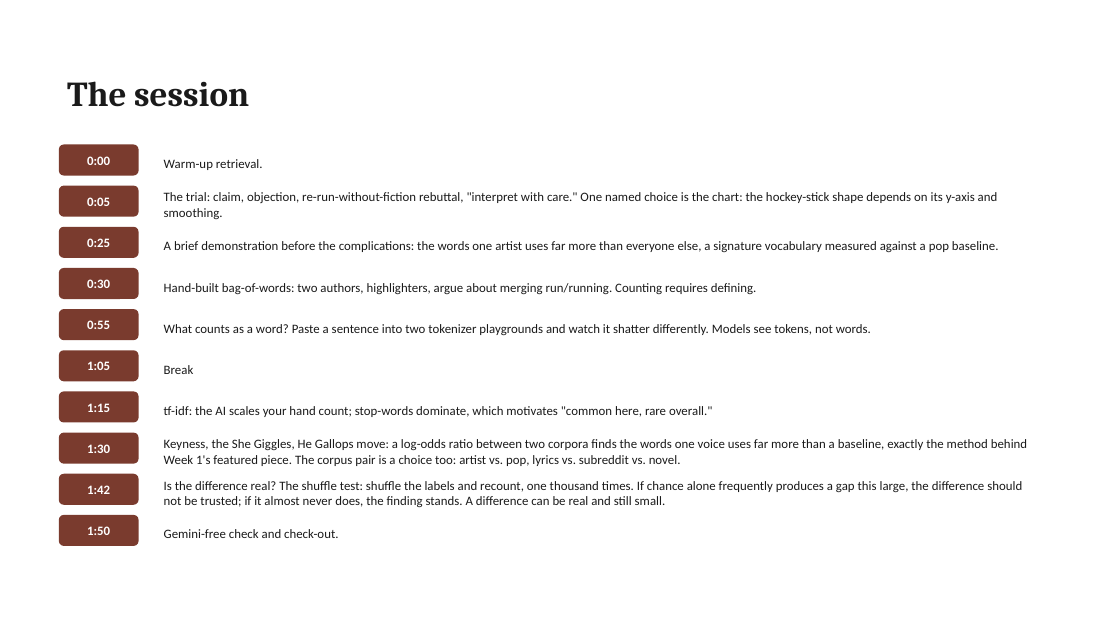
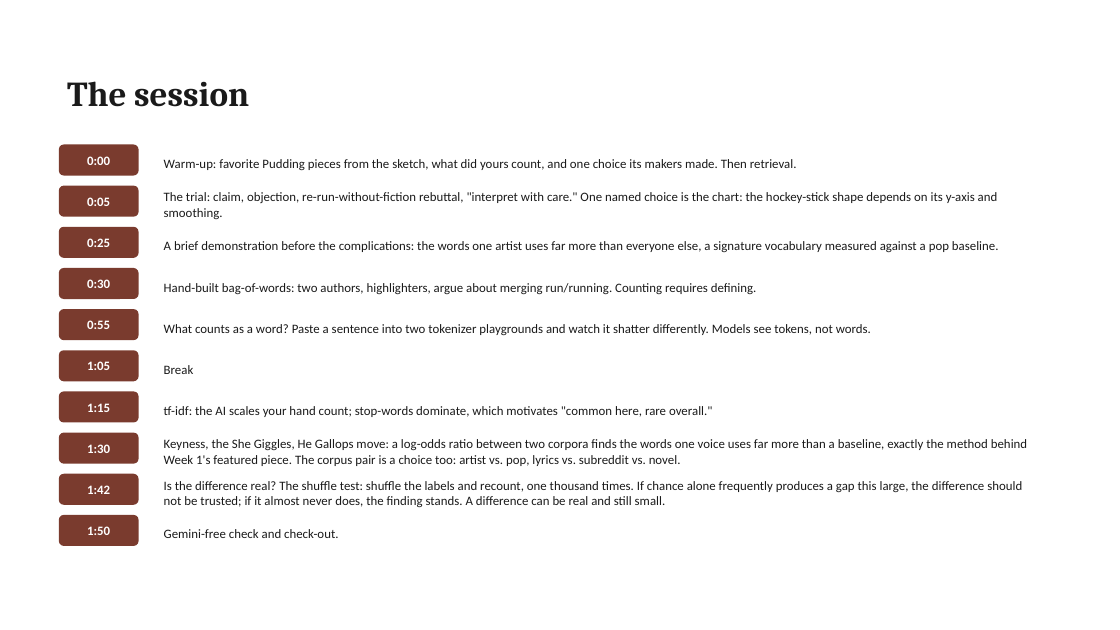
Before and after one commit to lucianli123/culture-as-data-2026, a slide deck: slide 9 of slides/pptx/week-02.pptx. Drawn at 1120x630 pixels with LibreOffice and Linux fonts; fonts in the diff are those of the drawing. Boxes give left, top, right and bottom in pixels: in the first picture for what was removed or moved away, otherwise in the second. Text is boxed around its words. In the diff, an @@ line names an element or a change of style, - is before the commit and + after.

Commit message:
Week 1: logistics slide and icebreaker; Pudding-favorite discussion rides the sketch into Week 2
- New deck-opening logistics slide: the ten-session rhythm, accounts and
  laptop, reading/sketch/check cycle, $0, the public showcase - plus the
  icebreaker (name, one piece of culture you kept returning to this year,
  one number about it you wish you knew - a first draft of a project
  question). The lesson plan's room-setting block carries both.
- Favorite-Pudding discussion added without costing Week 1 session time:
  the Week 1 sketch now opens with browsing pudding.cool and picking a
  favorite (one sentence: what did it count?), which becomes the question-
  from-your-life prompt's inspiration - and Week 2's warm-up is the share:
  what did yours count, and one choice its makers made, the admire-and-
  question habit run by the room.

```diff
--- a/slides/pptx/week-02.pptx
+++ b/slides/pptx/week-02.pptx
@@ text at (x1=164, y1=159, x2=797, y2=170): text changed @@
-Warm-up retrieval.
+Warm-up: favorite Pudding pieces from the sketch, what did yours count, and one choice its makers made. Then retrieval.
```
Also in this commit, not shown: 17 other files.
